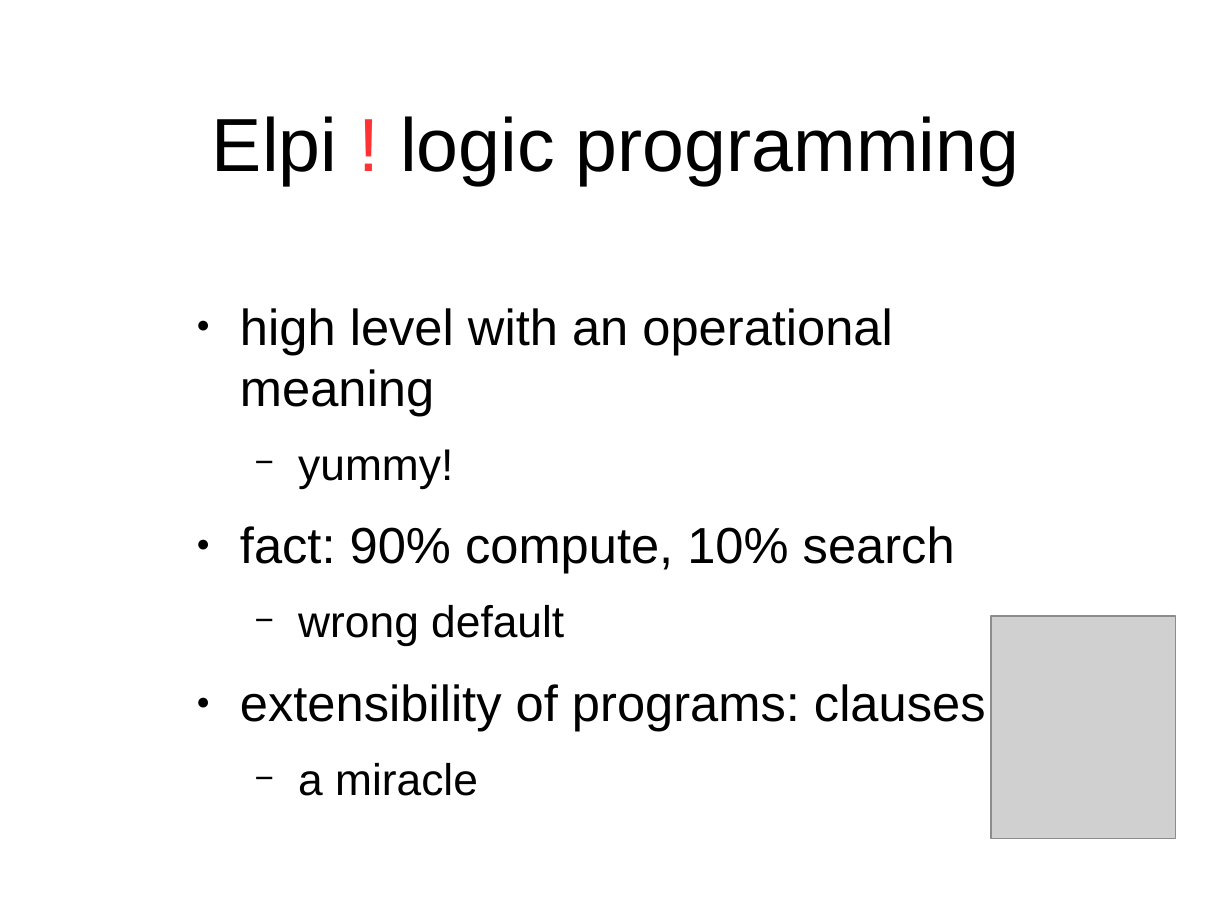
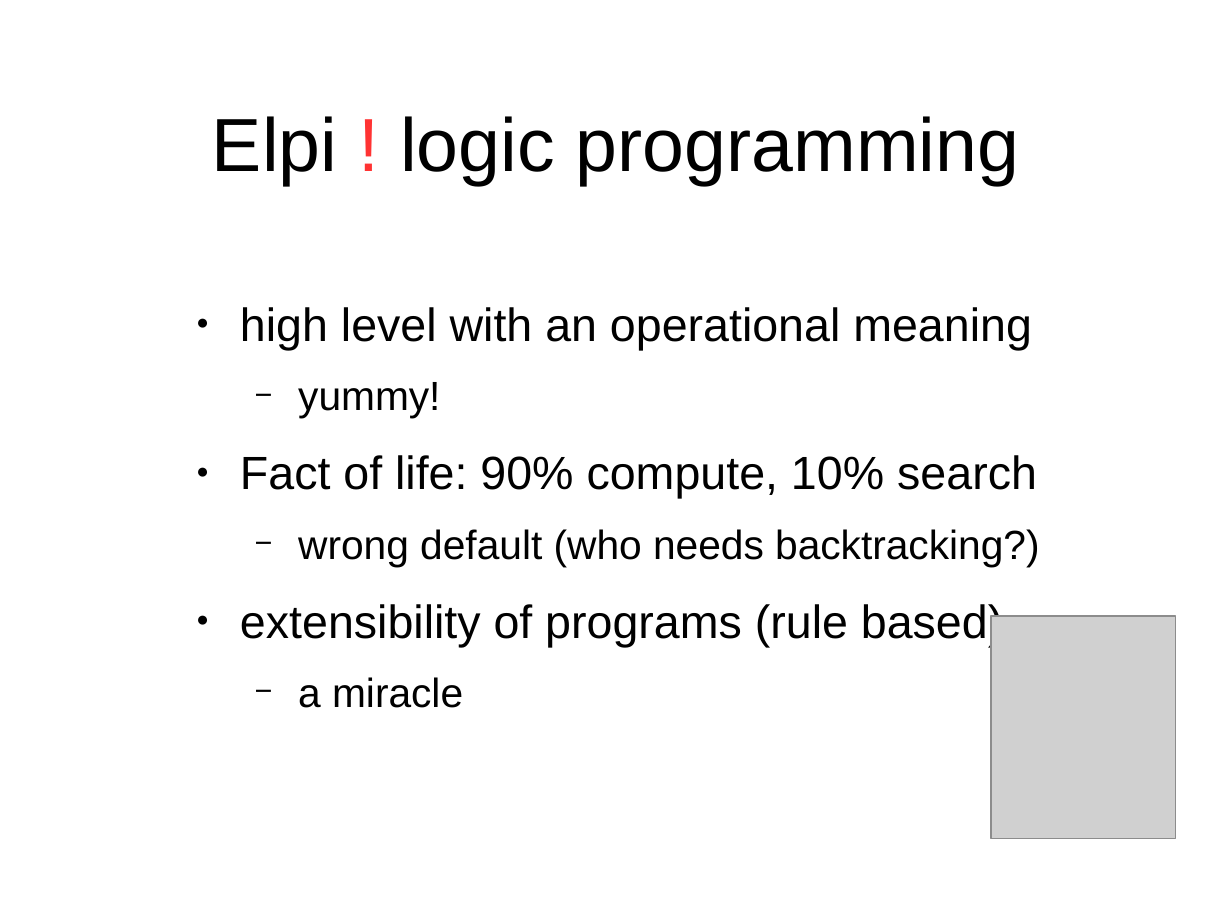
Before and after one commit to gares/demo-nantes-20-12-2023, a slide deck: slide 42 of slides.odp (slide 41 before the commit). Drawn at 1232x924 pixels with LibreOffice and Linux fonts; fonts in the diff are those of the drawing; grey boxes stand for pictures; background and template pictures are left out. Boxes give left, top, right and bottom in pixels: in the first picture for what was removed or moved away, otherwise in the second. Text is boxed around its words. In the diff, an @@ line names an element or a change of style, - is before the commit and + after.

```diff
--- a/slides.odp
+++ b/slides.odp
@@ text at box(240, 307, 1032, 708): size 29.6 to 27.2 pt in "high level with an operational meaning"; size 25.9 to 23.8 pt in "yummy!", "a miracle" @@
@@ text at box(240, 455, 1040, 647): text changed; size 29.6 to 27.2 pt @@
-● fact: 90% compute, 10% search
-  − wrong default
-● extensibility of programs: clauses
+● Fact of life: 90% compute, 10% search
+  − wrong default (who needs backtracking?)
+● extensibility of programs (rule based)
```
Also in this commit, not shown: 39 other slides changed, 1 slide added, 5 other files.
